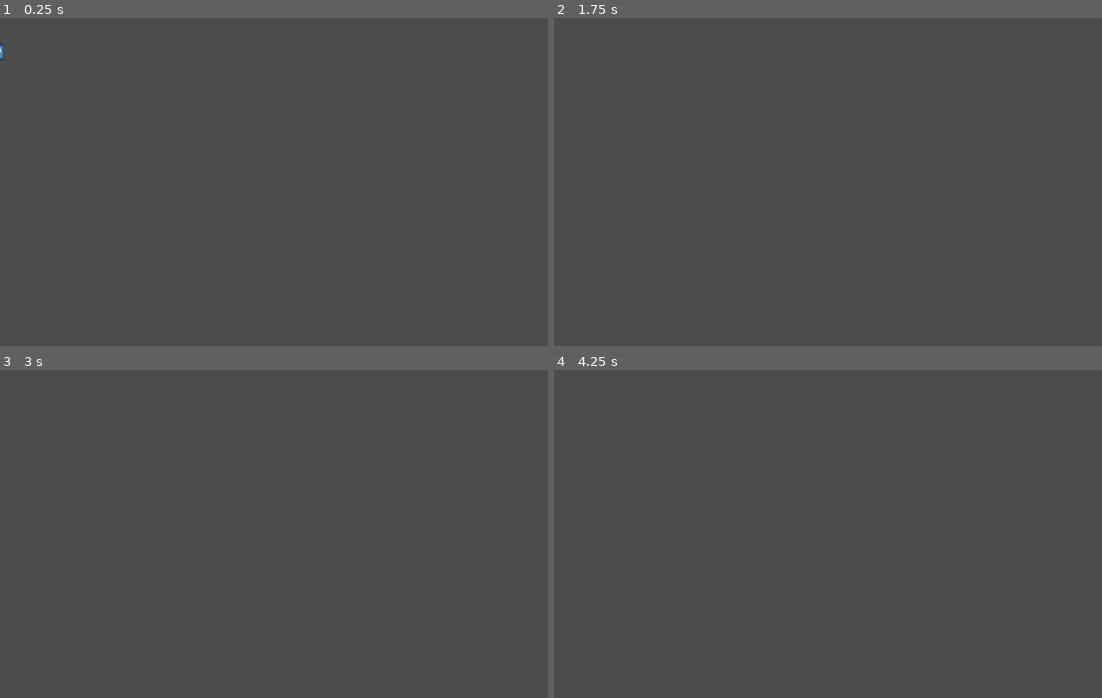
Above: before the commit, frames 1-4 (two rows, left to right).
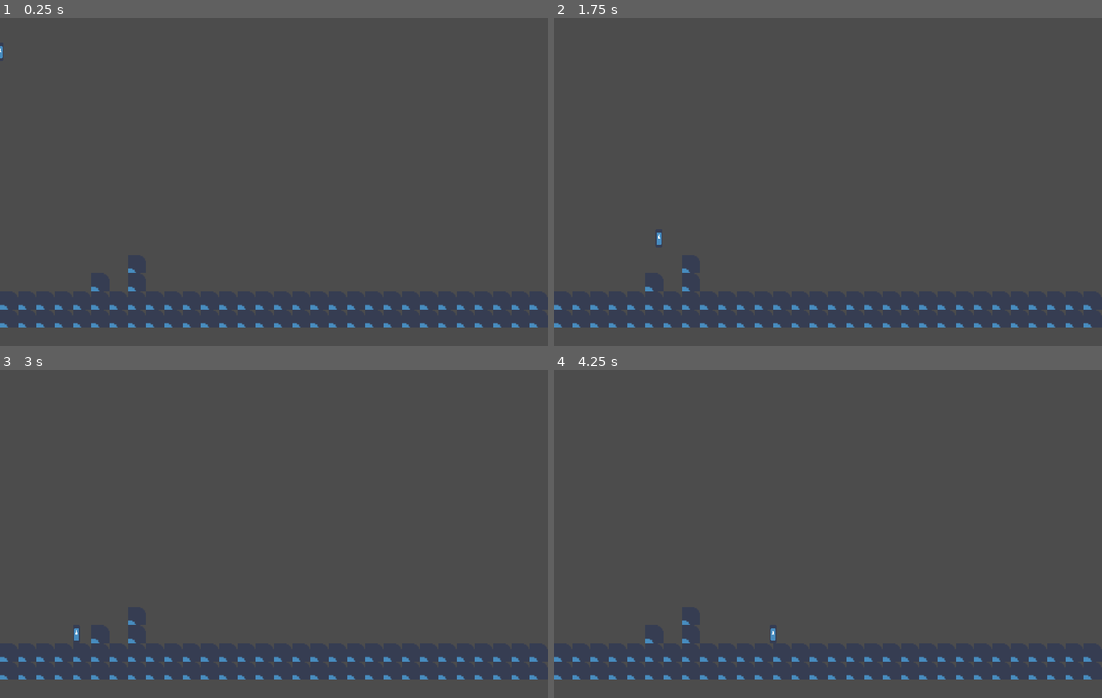
Above: after the commit, the same moments.

Repository: UHSGDC/Photographers-Hike
Game: Godot game, scene res://Scenes/Testing.tscn
Same seed, same stepped clock (60 frames per second), same inputs: the game is played once before the commit and once after it. The engine's default icon, where the game draws it, is replaced by a stand-in: a white triangle on a blue panel in a dark square.
Inputs:
- Up to frame 1 (0.25 s): no input
- Up to frame 2 (1.75 s): tap Enter at 0.5 s; hold D (right) from 0.53 s (still down); tap Space (jump) at 0.77, 1.52 s
- Up to frame 3 (3 s): release D (right) at 2.03 s; hold A (left) 2.03-2.78 s; hold D (right) from 2.78 s (still down)
- Up to frame 4 (4.25 s): keep holding D (right); tap Space (jump) at 3.02, 3.77 s

The runs differ from the first frame. In frame 1, 1.2% of the frame differs, in the area x 0-99%, y 76-95%; in frame 2, 1.3%; in frame 3, 1.3%; in frame 4, 1.3%.

Commit message:
Added tilemap to testing.tscn

Diff:
--- a/PhotographersHike/Scenes/Testing.tscn
+++ b/PhotographersHike/Scenes/Testing.tscn
@@ -1,16 +1,40 @@
-[gd_scene load_steps=3 format=2]
+[gd_scene load_steps=5 format=2]
 
 [ext_resource path="res://Scenes/PlatformingPlayer.tscn" type="PackedScene" id=1]
+[ext_resource path="res://icon.png" type="Texture" id=2]
 
-[sub_resource type="RectangleShape2D" id=1]
-extents = Vector2( 493.5, 10 )
+[sub_resource type="ConvexPolygonShape2D" id=1]
+points = PoolVector2Array( 0, 0, 16, 0, 16, 16, 0, 16 )
+
+[sub_resource type="TileSet" id=2]
+0/name = "icon.png 0"
+0/texture = ExtResource( 2 )
+0/tex_offset = Vector2( 0, 0 )
+0/modulate = Color( 1, 1, 1, 1 )
+0/region = Rect2( 48, 0, 16, 16 )
+0/tile_mode = 0
+0/occluder_offset = Vector2( 0, 0 )
+0/navigation_offset = Vector2( 0, 0 )
+0/shape_offset = Vector2( 0, 0 )
+0/shape_transform = Transform2D( 1, 0, 0, 1, 0, 0 )
+0/shape = SubResource( 1 )
+0/shape_one_way = false
+0/shape_one_way_margin = 1.0
+0/shapes = [ {
+"autotile_coord": Vector2( 0, 0 ),
+"one_way": false,
+"one_way_margin": 1.0,
+"shape": SubResource( 1 ),
+"shape_transform": Transform2D( 1, 0, 0, 1, 0, 0 )
+} ]
+0/z_index = 0
 
 [node name="testing" type="Node2D"]
 
-[node name="StaticBody2D" type="StaticBody2D" parent="."]
-position = Vector2( 320, 557 )
+[node name="PlatformingPlayer" parent="." instance=ExtResource( 1 )]
 
-[node name="CollisionShape2D" type="CollisionShape2D" parent="StaticBody2D"]
-shape = SubResource( 1 )
-
-[node name="PlatformingPlayer" parent="." instance=ExtResource( 1 )]
+[node name="TileMap" type="TileMap" parent="."]
+tile_set = SubResource( 2 )
+cell_size = Vector2( 16, 16 )
+format = 1
+tile_data = PoolIntArray( 851975, 0, 0, 917509, 0, 0, 917511, 0, 0, 983040, 0, 0, 983041, 0, 0, 983042, 0, 0, 983043, 0, 0, 983044, 0, 0, 983045, 0, 0, 983046, 0, 0, 983047, 0, 0, 983048, 0, 0, 983049, 0, 0, 983050, 0, 0, 983051, 0, 0, 983052, 0, 0, 983053, 0, 0, 983054, 0, 0, 983055, 0, 0, 983056, 0, 0, 983057, 0, 0, 983058, 0, 0, 983059, 0, 0, 983060, 0, 0, 983061, 0, 0, 983062, 0, 0, 983063, 0, 0, 983064, 0, 0, 983065, 0, 0, 983066, 0, 0, 983067, 0, 0, 983068, 0, 0, 983069, 0, 0, 1048576, 0, 0, 1048577, 0, 0, 1048578, 0, 0, 1048579, 0, 0, 1048580, 0, 0, 1048581, 0, 0, 1048582, 0, 0, 1048583, 0, 0, 1048584, 0, 0, 1048585, 0, 0, 1048586, 0, 0, 1048587, 0, 0, 1048588, 0, 0, 1048589, 0, 0, 1048590, 0, 0, 1048591, 0, 0, 1048592, 0, 0, 1048593, 0, 0, 1048594, 0, 0, 1048595, 0, 0, 1048596, 0, 0, 1048597, 0, 0, 1048598, 0, 0, 1048599, 0, 0, 1048600, 0, 0, 1048601, 0, 0, 1048602, 0, 0, 1048603, 0, 0, 1048604, 0, 0, 1048605, 0, 0 )
